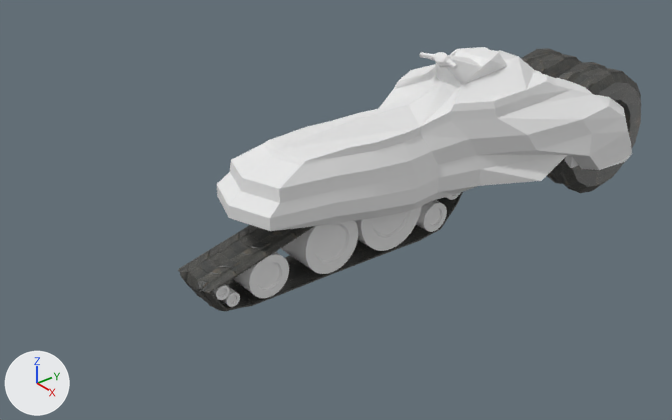
Before and after pictures for a commit that changed the Blender file Assets/Models/Decor/Shredder.blend.
Before and after are seen from a 50 mm camera at (11.04, -10.36, 7.02) aimed at (-0.24, -1.53, -0.31). Every picture has the same lights, and +X, +Y and +Z are marked at lower left.
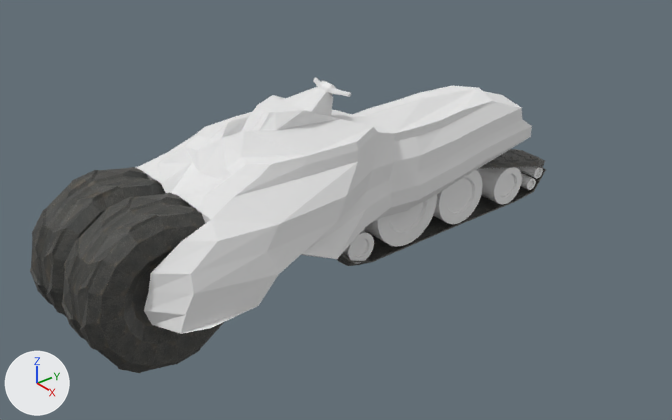
ob_beziercurve_001 is not drawn itself; it is used by a modifier of ob_cube_001.

Boxes [x1, y1, x2, y2] around the edits, measured in the pictures (672 x 420 px):
'Cube', moved, turned
    before: [217, 47, 632, 231]
    after: [135, 86, 532, 334]
'Cylinder.001', moved, turned
    before: [521, 48, 582, 78]
    after: [62, 192, 224, 373]
'Cylinder', moved, turned
    before: [547, 62, 641, 193]
    after: [30, 167, 165, 316]
'Cube.001', moved, turned
    before: [178, 192, 463, 311]
    after: [337, 149, 546, 266]
'Cylinder.005', moved
    before: [281, 221, 358, 274]
    after: [433, 170, 482, 224]
'Cylinder.004', moved
    before: [233, 252, 289, 298]
    after: [477, 167, 522, 204]
'Cylinder.006', moved
    before: [355, 206, 422, 251]
    after: [364, 194, 437, 246]
'Cube.002', moved, turned
    before: [419, 52, 482, 87]
    after: [283, 78, 351, 116]
'Cylinder.003', moved
    before: [222, 284, 240, 307]
    after: [521, 173, 536, 190]

Diff of the bpy script that builds the scene:
```diff
--- a/Assets/Models/Decor/Shredder.blend.py
+++ b/Assets/Models/Decor/Shredder.blend.py
@@ ob_beziercurve_001 @@
 ob_beziercurve_001 = bpy.data.objects.new('BezierCurve.001', cu_beziercurve_001)
-ob_beziercurve_001.location = (0.0, -1.903, -0.458)
-ob_beziercurve_001.rotation_euler = (1.571, 0.0, 4.712)  # degrees (90, 0, 270)
+ob_beziercurve_001.location = (-0.0587, 0.65, -0.458)
+ob_beziercurve_001.rotation_euler = (1.571, 0.0, 7.854)  # degrees (90, 0, 90)
 ob_beziercurve_001.scale = (1.93, 1.69, 2.97)
@@ ob_cube_001 @@
 ob_cube_001 = bpy.data.objects.new('Cube.001', me_cube_001)
-ob_cube_001.location = (0.0, -1.9, -0.41)
+ob_cube_001.location = (-0.06, -26.03, -0.46)
+ob_cube_001.rotation_euler = (0.0, 0.0, 3.142)  # degrees (0, 0, 180)
 ob_cube_001.scale = (0.454, 0.295, 0.259)
@@ ob_cube @@
 ob_cube = bpy.data.objects.new('Cube', me_cube)
-ob_cube.location = (0.0, 0.0, 0.0)
+ob_cube.location = (-0.06, -1.25, 0.0)
+ob_cube.rotation_euler = (0.0, 0.0, 3.142)  # degrees (0, 0, 180)
 ob_cube.scale = (0.902, 1.0, 1.0)
@@ ob_cylinder_006 @@
 ob_cylinder_006 = bpy.data.objects.new('Cylinder.006', me_cylinder_006)
-ob_cylinder_006.location = (-0.05, -0.79, -0.37)
+ob_cylinder_006.location = (0.0, -0.47, -0.37)
 ob_cylinder_006.rotation_euler = (0.0, 1.571, 0.0)  # degrees (0, 90, 0)
@@ ob_cylinder_005 @@
 ob_cylinder_005 = bpy.data.objects.new('Cylinder.005', me_cylinder_005)
-ob_cylinder_005.location = (-0.05, -2.09, -0.51)
+ob_cylinder_005.location = (0.0, 0.84, -0.51)
 ob_cylinder_005.rotation_euler = (0.0, 1.571, 0.0)  # degrees (0, 90, 0)
@@ ob_cylinder_004 @@
 ob_cylinder_004 = bpy.data.objects.new('Cylinder.004', me_cylinder_004)
-ob_cylinder_004.location = (-0.05, -3.36, -0.67)
+ob_cylinder_004.location = (0.0, 2.11, -0.67)
 ob_cylinder_004.rotation_euler = (0.0, 1.571, 0.0)  # degrees (0, 90, 0)
@@ ob_cylinder_003 @@
 ob_cylinder_003 = bpy.data.objects.new('Cylinder.003', me_cylinder_002)
-ob_cylinder_003.location = (-0.05, -4.04, -0.84)
+ob_cylinder_003.location = (0.0, 2.79, -0.84)
 ob_cylinder_003.rotation_euler = (0.0, 1.571, 0.0)  # degrees (0, 90, 0)
@@ ob_cylinder @@
 ob_cylinder = bpy.data.objects.new('Cylinder', me_cylinder)
-ob_cylinder.location = (0.56, 4.14, 0.05)
-ob_cylinder.rotation_euler = (0.0, 1.571, 0.0)  # degrees (0, 90, 0)
+ob_cylinder.location = (-0.62, -5.4, 0.05)
+ob_cylinder.rotation_euler = (-3.142, 1.571, 0.0)  # degrees (-180, 90, 0)
 ob_cylinder.scale = (1.21, 1.21, 0.375)
@@ ob_cube_002 @@
 ob_cube_002 = bpy.data.objects.new('Cube.002', me_cube_002)
-ob_cube_002.location = (0.0, 0.91, 1.88)
-ob_cube_002.rotation_euler = (0.727, 0.0, 0.0)  # degrees (42, 0, 0)
+ob_cube_002.location = (-0.06, -2.16, 1.88)
+ob_cube_002.rotation_euler = (0.727, 0.0, 3.142)  # degrees (42, 0, 180)
 ob_cube_002.scale = (0.25, 0.25, 0.25)
@@ ob_cylinder_001 @@
 ob_cylinder_001 = bpy.data.objects.new('Cylinder.001', me_cylinder_003)
-ob_cylinder_001.location = (-0.56, 4.14, 0.05)
-ob_cylinder_001.rotation_euler = (0.0, 1.571, 0.0)  # degrees (0, 90, 0)
+ob_cylinder_001.location = (0.5, -5.4, 0.05)
+ob_cylinder_001.rotation_euler = (-3.142, 1.571, 0.0)  # degrees (-180, 90, 0)
 ob_cylinder_001.scale = (1.21, 1.21, 0.375)
```
